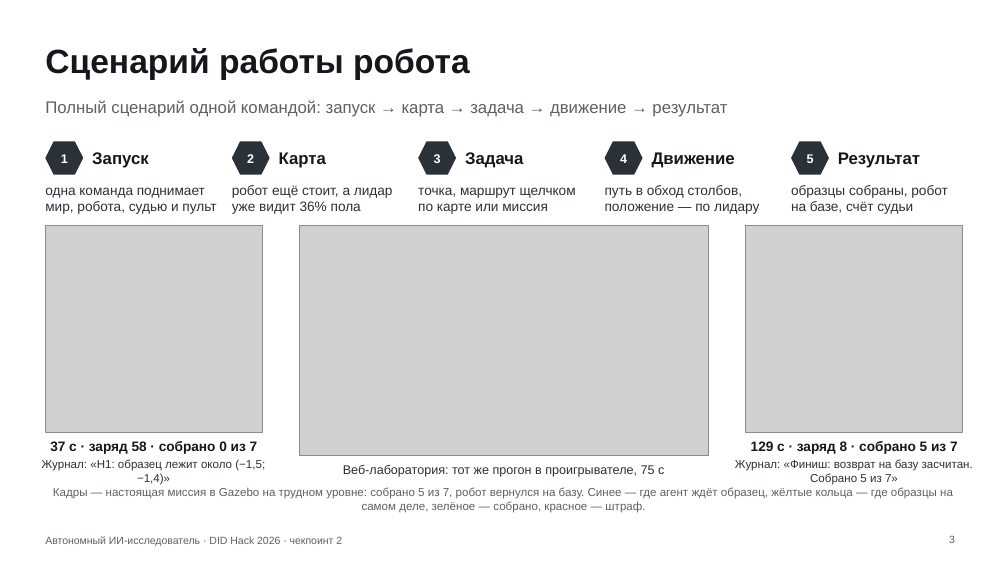
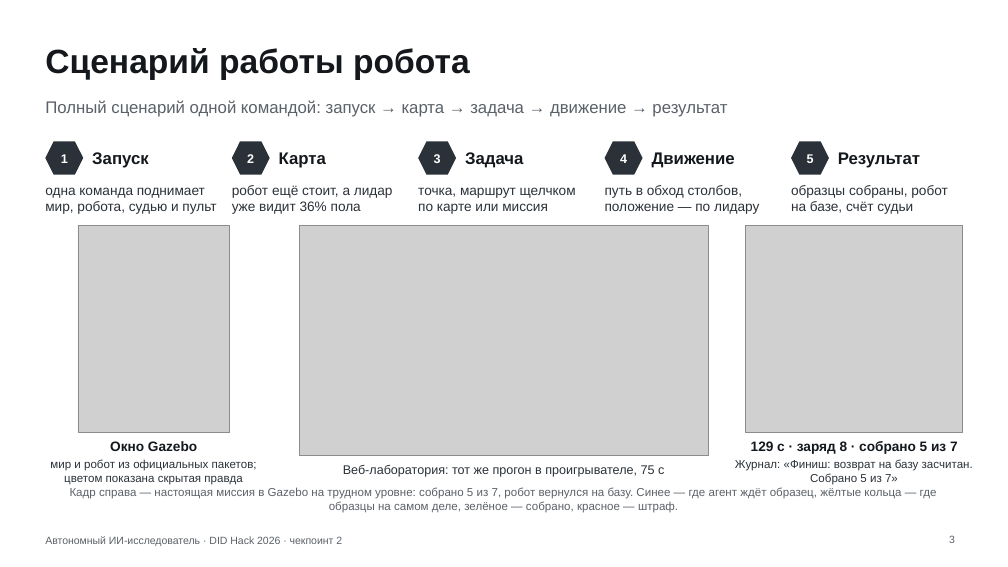
Before and after one commit to Mput13/did-hack, a slide deck: slide 3 of presentation/checkpoint2.pptx. Drawn at 1008x567 pixels with LibreOffice and Linux fonts; fonts in the diff are those of the drawing; grey boxes stand for pictures. Boxes give left, top, right and bottom in pixels: in the first picture for what was removed or moved away, otherwise in the second. Text is boxed around its words. In the diff, an @@ line names an element or a change of style, - is before the commit and + after.

```diff
--- a/presentation/checkpoint2.pptx
+++ b/presentation/checkpoint2.pptx
@@ picture: place and size @@
-picture at <box>45,225,262,433</box>
+picture at <box>78,225,229,433</box>
@@ text at <box>110,441,197,451</box>: text changed @@
-37 с · заряд 58 · собрано 0 из 7
+Окно Gazebo
@@ text at <box>50,459,257,485</box>: text changed @@
-Журнал: «H1: образец лежит около (−1,5; −1,4)»
+мир и робот из официальных пакетов; цветом показана скрытая правда
@@ text at <box>70,487,937,513</box>: text changed @@
-Кадры — настоящая миссия в Gazebo на трудном уровне: собрано 5 из 7, робот вернулся на базу. Синее — где агент ждёт образец, жёлтые кольца — где образцы на самом деле, зелёное — собрано, красное — штраф.
+Кадр справа — настоящая миссия в Gazebo на трудном уровне: собрано 5 из 7, робот вернулся на базу. Синее — где агент ждёт образец, жёлтые кольца — где образцы на самом деле, зелёное — собрано, красное — штраф.
```
Also in this commit, not shown: 2 other slides changed, 49 other files.
